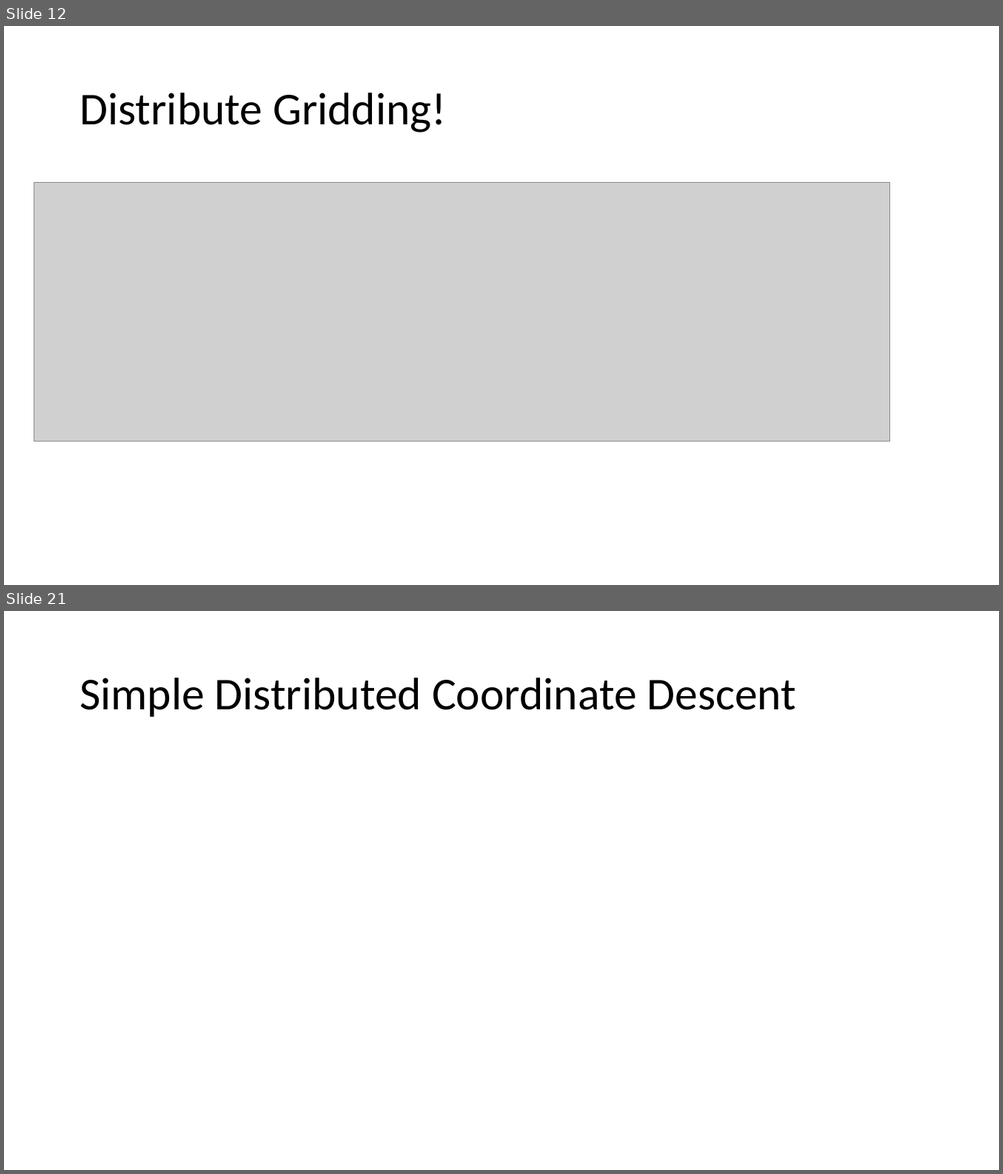
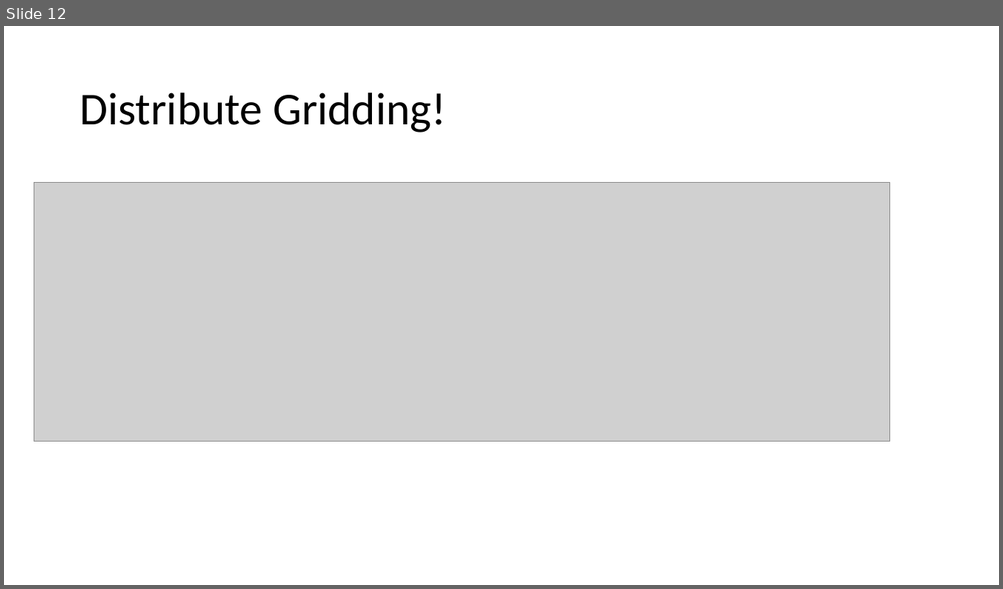
Before and after one commit to lord-blueberry/p9-doc, a slide deck: SKA-Days/Towards Distributed Image Reconstruction.pptx. Shown one above the other, each under a label of ours: slides 12 and 21 before the commit, slide 12 after it; the slides between them are not shown. The pictures are 1003x1174 and 1003x589 pixels, drawn with LibreOffice and Linux fonts; fonts in the diff are those of the drawing; grey boxes stand for pictures. Boxes give left, top, right and bottom in pixels: in the first picture for what was removed or moved away, otherwise in the second. Text is boxed around its words. In the diff, an @@ line names an element or a change of style, - is before the commit and + after.

```diff
--- a/SKA-Days/Towards Distributed Image Reconstruction.pptx
+++ b/SKA-Days/Towards Distributed Image Reconstruction.pptx
@@ slide 21 removed at <box>4,611,999,1170</box>, background #FFFFFF @@
@@ title removed at <box>79,678,797,717</box> @@
-Simple Distributed Coordinate Descent
```
Also in this commit, not shown: 10 slides changed, 2 slides added, 2 other slides removed, 1 other file.
